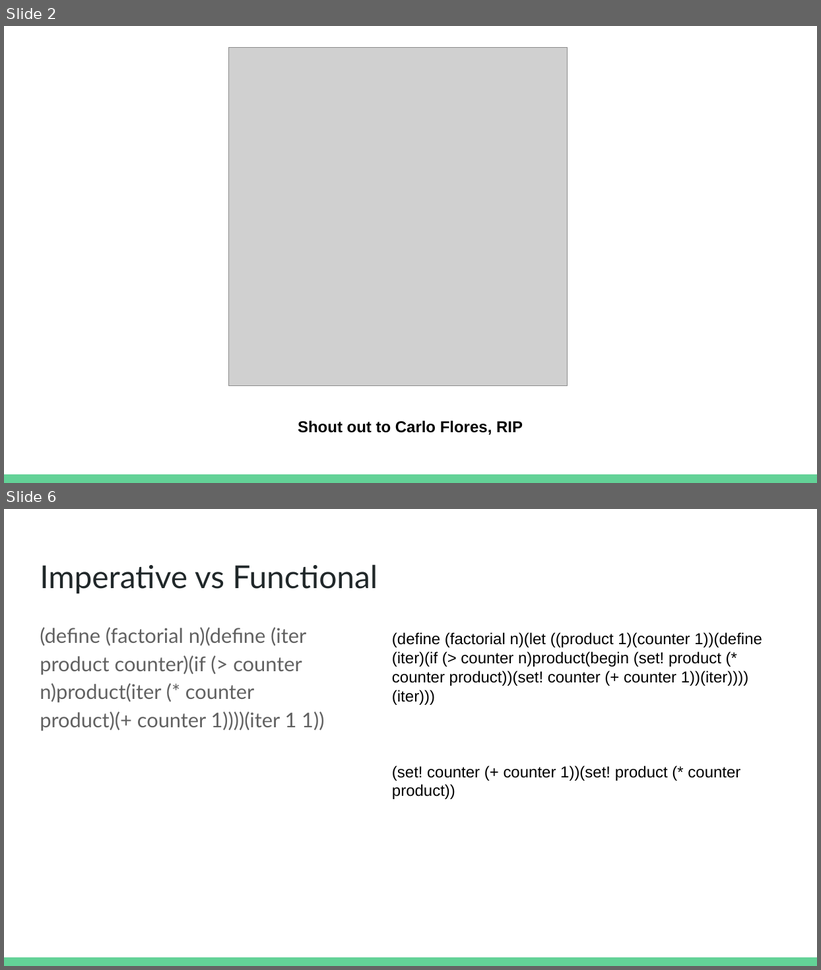
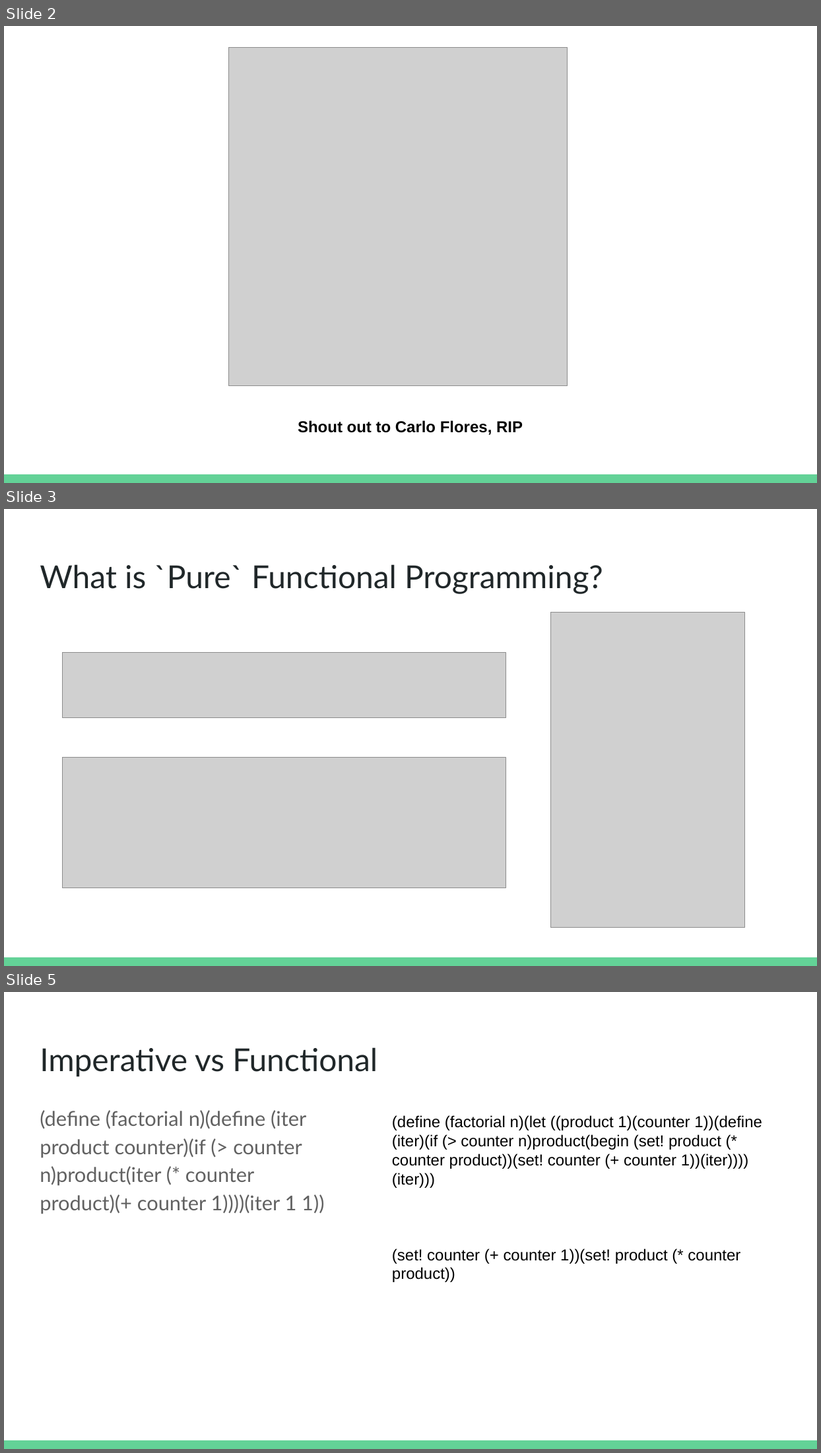
Before and after one commit to seanwestfall/purescript_presentation, a slide deck: pptx/PureScript- JS.la presentation.pptx. Shown one above the other, each under a label of ours: slides 2 and 6 before the commit, slides 2, 3 and 5 after it; the slides between them are not shown. The pictures are 821x970 and 821x1453 pixels, drawn with LibreOffice and Linux fonts; fonts in the diff are those of the drawing; grey boxes stand for pictures. Boxes give left, top, right and bottom in pixels: in the first picture for what was removed or moved away, otherwise in the second. Text is boxed around its words. In the diff, an @@ line names an element or a change of style, - is before the commit and + after.

Commit message:
Update to Presentation

```diff
--- a/pptx/PureScript- JS.la presentation.pptx
+++ b/pptx/PureScript- JS.la presentation.pptx
@@ slide 3 added at (4, 509, 817, 966), background #FFFFFF; not listed: 1 template element that a slide beside it also shows @@
@@ title added at (40, 564, 603, 594), 28 pt, text #202729 @@
+What is `Pure` Functional Programming?
@@ picture added at (550, 612, 745, 927) @@
@@ picture added at (63, 653, 506, 718) @@
@@ picture added at (63, 758, 506, 889) @@
@@ what was slide 6 is now slide 5 @@
```
Also in this commit, not shown: 2 other slides added, 2 slides removed.
